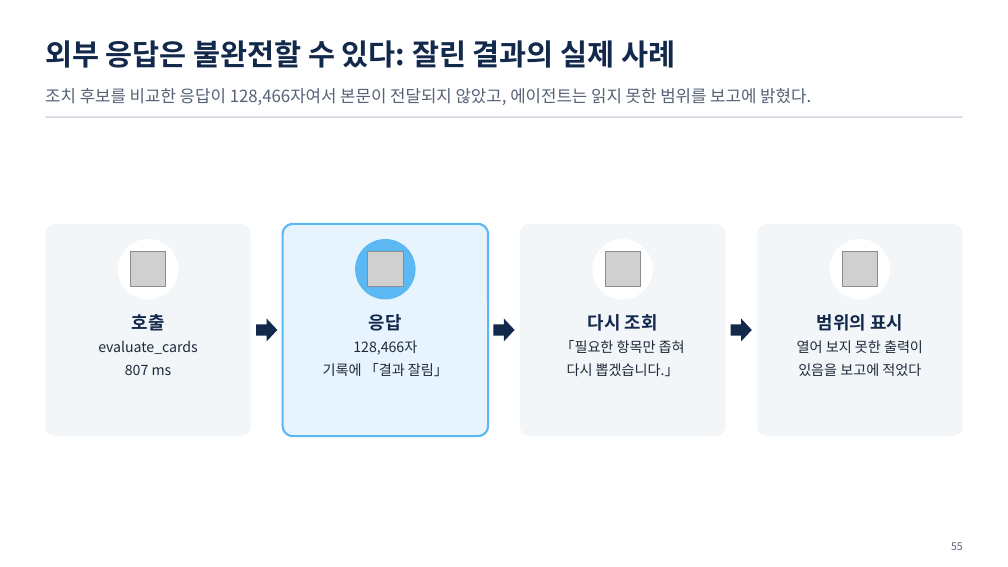
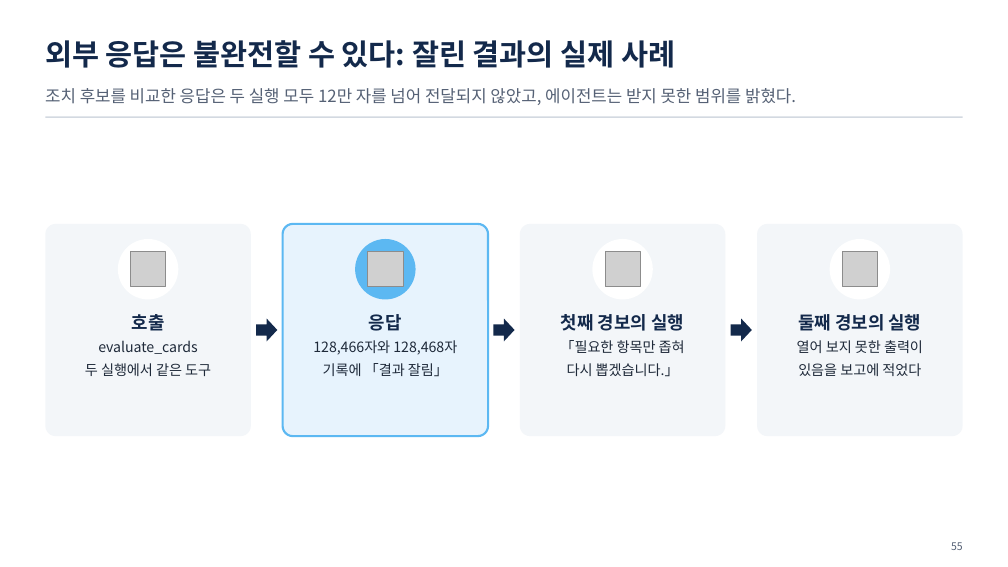
Before and after one commit to uengine-oss/hyd-iot-edu, a slide deck: slide 55 of docs/교재/통합반/06일차/통합반_06일차.pptx. Drawn at 1008x567 pixels with LibreOffice and Linux fonts; fonts in the diff are those of the drawing; grey boxes stand for pictures. Boxes give left, top, right and bottom in pixels: in the first picture for what was removed or moved away, otherwise in the second. Text is boxed around its words. In the diff, an @@ line names an element or a change of style, - is before the commit and + after.

```diff
--- a/docs/교재/통합반/06일차/통합반_06일차.pptx
+++ b/docs/교재/통합반/06일차/통합반_06일차.pptx
@@ text at [45, 88, 796, 105]: text changed @@
-조치 후보를 비교한 응답이 128,466자여서 본문이 전달되지 않았고, 에이전트는 읽지 못한 범위를 보고에 밝혔다.
+조치 후보를 비교한 응답은 두 실행 모두 12만 자를 넘어 전달되지 않았고, 에이전트는 받지 못한 범위를 밝혔다.
@@ text at [561, 314, 684, 331]: text changed @@
-다시 조회
+첫째 경보의 실행
@@ text at [798, 314, 922, 331]: text changed @@
-범위의 표시
+둘째 경보의 실행
@@ text at [313, 340, 457, 355]: text changed @@
-128,466자
+128,466자와 128,468자
@@ text at [85, 363, 211, 376]: text changed @@
-807 ms
+두 실행에서 같은 도구
```
Also in this commit, not shown: 11 other slides changed, 12 other files.
